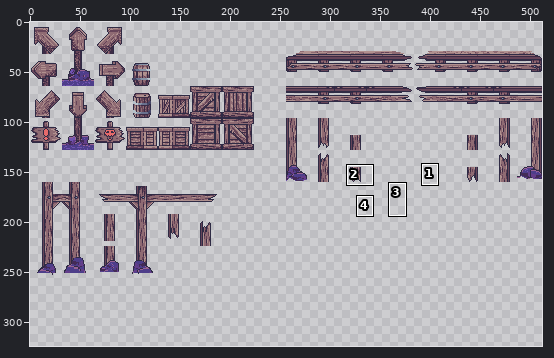
Two states of a sprite sheet, Assets/Materials/Sprites/Tiles/cave1/TileMapWooden.png. Above, an overview of the earlier version with the close-up marked.
Close-up. Earlier state:
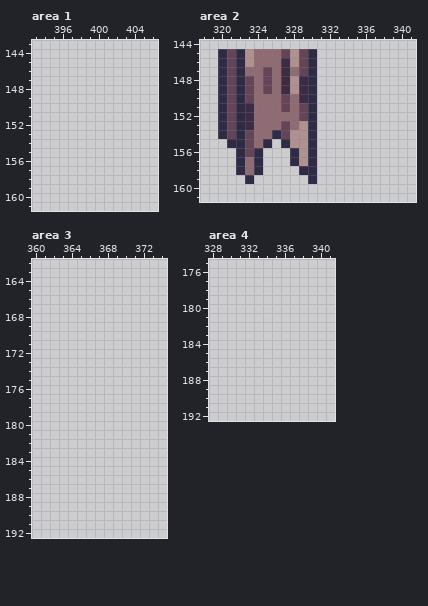
The file is 512x512 pixels. Colours within 5 levels of each other are drawn and written as one. Shown: area 1: x 393..406, y 143..161; area 2: x 318..341, y 144..161; area 3: x 360..374, y 162..192; area 4: x 328..341, y 175..192. The wide view leaves out empty margins. The commit also changed other parts of the picture, which this record leaves out.
The result:
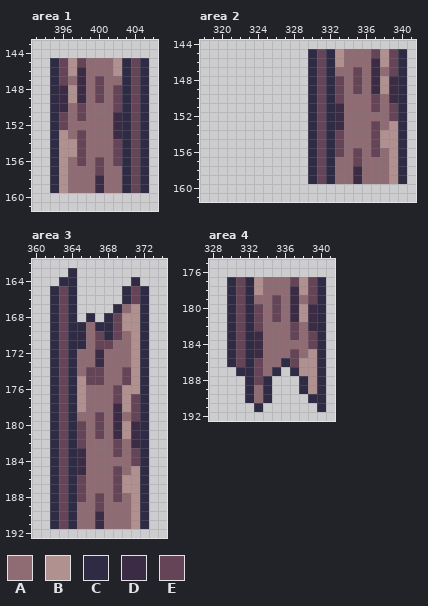
Palette (. is transparent): A #8f6b73  B #b0918f  C #2f2b45  D #3c2b45  E #664458
Diff:
--- area 1
@@ x 393..406 @@
 144 ..............
-145 ..............
-146 ..............
-147 ..............
-148 ..............
-149 ..............
-150 ..............
-151 ..............
-152 ..............
-153 ..............
-154 ..............
-155 ..............
-156 ..............
-157 ..............
-158 ..............
-159 ..............
+145 ..CEBEAAABCEC.
+146 ..CEBDAAABCEC.
+147 ..CEADAEAACEC.
+148 ..CDBDAEAECEC.
+149 ..CDBDAEAECEC.
+150 ..CDAEAAAECEC.
+151 ..CEAEAAADCEC.
+152 ..CEAAAAADCEC.
+153 ..CBAEAAADCEC.
+154 ..CBBEAAAECEC.
+155 ..CBBEAAAECEC.
+156 ..CBAEAEAECEC.
+157 ..CBAAAEAACEC.
+158 ..CBAAADAACEC.
+159 ..CBAAADAACEC.
 160 ..............
--- area 2
@@ x 318..341 @@
 144 ........................
-145 ..CECBAAAEBEC...........
-146 ..CECBAAADBEC...........
-147 ..CECAAEADAEC...........
-148 ..CECEAEADBDC...........
-149 ..CECEAEADBDC...........
-150 ..CECEAAAEADC...........
-151 ..CECDAAAEAEC...........
-152 ..CECDAAAAAEC...........
-153 ..CECDAAAEABC...........
-154 ..CECEAACEBBC...........
-155 ...CCEAC.CBBC...........
-156 ....CEC...CBC...........
-157 ....CAC...CBC...........
-158 ....CAC....CC...........
-159 .....C......C...........
+145 ............CECBAAAEBEC.
+146 ............CECBAAADBEC.
+147 ............CECAAEADAEC.
+148 ............CECEAEADBDC.
+149 ............CECEAEADBDC.
+150 ............CECEAAAEADC.
+151 ............CECDAAAEAEC.
+152 ............CECDAAAAAEC.
+153 ............CECDAAAEABC.
+154 ............CECEAAAEBBC.
+155 ............CECEAAAEBBC.
+156 ............CECEAEAEABC.
+157 ............CECAAEAAABC.
+158 ............CECAADAAABC.
+159 ............CECAADAAABC.
 160 ........................
--- area 3
@@ x 360..374 @@
 162 ...............
-163 ...............
-164 ...............
-165 ...............
-166 ...............
-167 ...............
-168 ...............
-169 ...............
-170 ...............
-171 ...............
-172 ...............
-173 ...............
-174 ...............
-175 ...............
-176 ...............
-177 ...............
-178 ...............
-179 ...............
-180 ...............
-181 ...............
-182 ...............
-183 ...............
-184 ...............
-185 ...............
-186 ...............
-187 ...............
-188 ...............
-189 ...............
-190 ...............
-191 ...............
+163 ....C..........
+164 ...CC......C...
+165 ..CEC.....CEC..
+166 ..CEC.....CEC..
+167 ..CEC....CABC..
+168 ..CEC.C.CEBBC..
+169 ..CECCACCEBBC..
+170 ..CECCAECEABC..
+171 ..CECCAEEAABC..
+172 ..CECAADAAABC..
+173 ..CECAADAAABC..
+174 ..CECAEEAAEBC..
+175 ..CECBEEAAEBC..
+176 ..CECBAAAEBBC..
+177 ..CECBAAAEBEC..
+178 ..CECBAAADBEC..
+179 ..CECAAEADAEC..
+180 ..CECEAEADBDC..
+181 ..CECEAEADBDC..
+182 ..CECEAAAEADC..
+183 ..CECDAAAEAEC..
+184 ..CECDAAAAAEC..
+185 ..CECDAAAEABC..
+186 ..CECEAAAEBBC..
+187 ..CECEAAAEBBC..
+188 ..CECEAEAEABC..
+189 ..CECAAEAAABC..
+190 ..CECAADAAABC..
+191 ..CECAADAAABC..
 192 ...............
--- area 4
@@ x 328..341 @@
 176 ..............
-177 ..............
-178 ..............
-179 ..............
-180 ..............
-181 ..............
-182 ..............
-183 ..............
-184 ..............
-185 ..............
-186 ..............
-187 ..............
-188 ..............
-189 ..............
-190 ..............
-191 ..............
+177 ..CECBAAAEBEC.
+178 ..CECBAAADBEC.
+179 ..CECAAEADAEC.
+180 ..CECEAEADBDC.
+181 ..CECEAEADBDC.
+182 ..CECEAAAEADC.
+183 ..CECDAAAEAEC.
+184 ..CECDAAAAAEC.
+185 ..CECDAAAEABC.
+186 ..CECEAACEBBC.
+187 ...CCEAC.CBBC.
+188 ....CEC...CBC.
+189 ....CAC...CBC.
+190 ....CAC....CC.
+191 .....C......C.
 192 ..............
Boxes around the changes in both close-ups, in picture pixels (x1, y1, x2, y2):
added: (50, 58, 149, 193)
changed: (218, 49, 407, 184)
added: (50, 268, 149, 529)
added: (227, 277, 326, 412)
